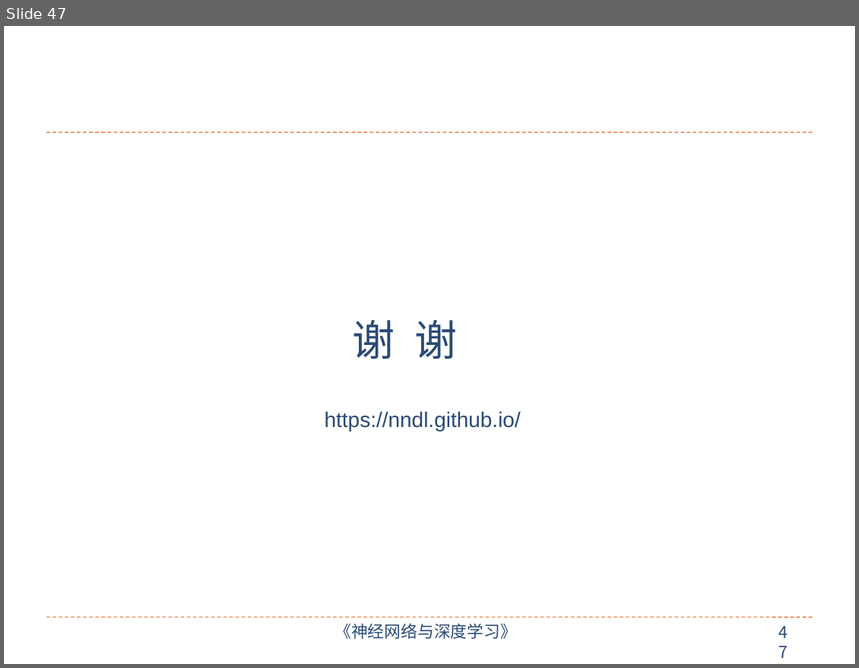
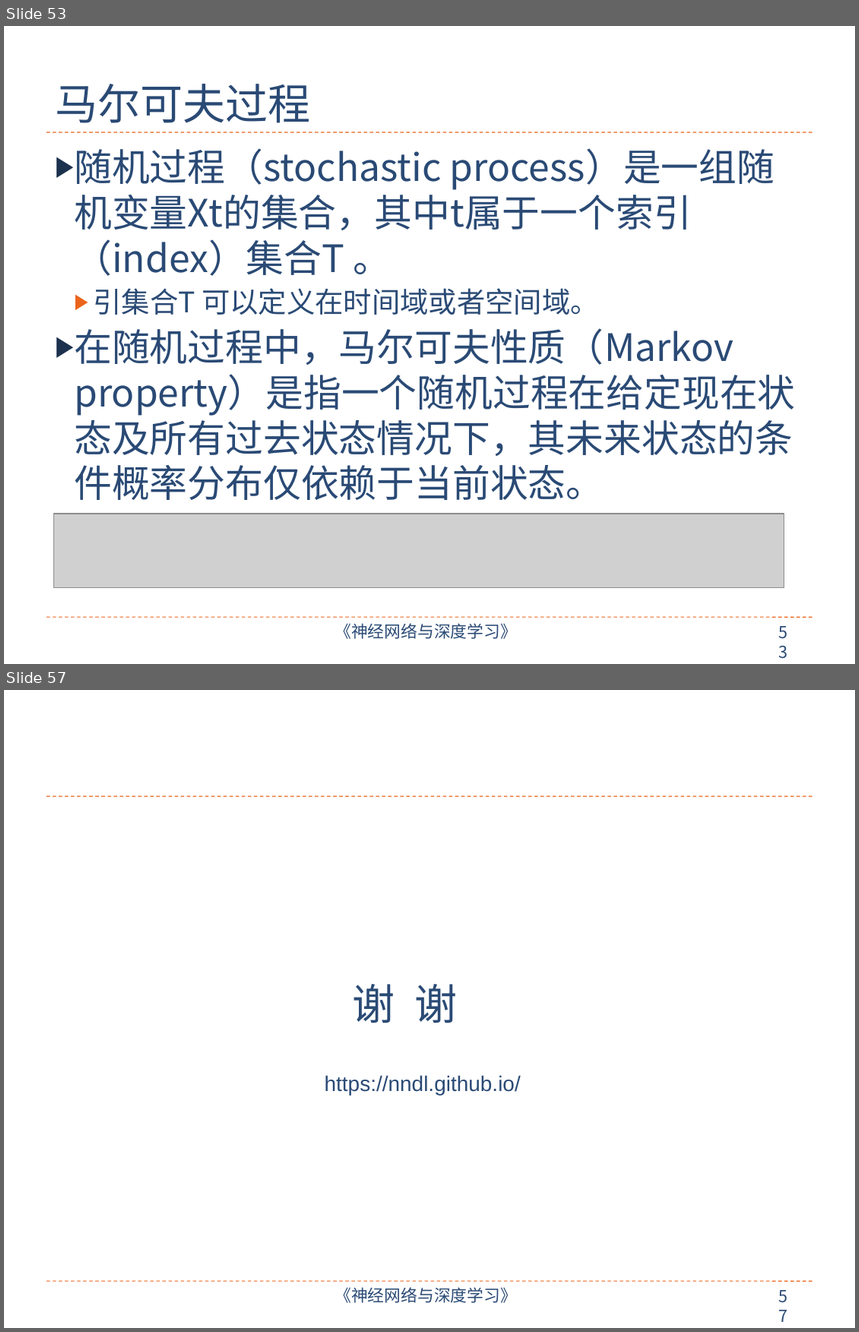
Before and after one commit to nndl/nndl.github.io, a slide deck: ppt/chap-概率图模型.pptx. Shown one above the other, each under a label of ours: slide 47 before the commit, slides 53 and 57 after it; the slides between them are not shown. The pictures are 859x668 and 859x1332 pixels, drawn with LibreOffice and Linux fonts; fonts in the diff are those of the drawing; grey boxes stand for pictures. Boxes give left, top, right and bottom in pixels: in the first picture for what was removed or moved away, otherwise in the second. Text is boxed around its words. In the diff, an @@ line names an element or a change of style, - is before the commit and + after.

```diff
--- a/ppt/chap-概率图模型.pptx
+++ b/ppt/chap-概率图模型.pptx
@@ slide 53 added at box(4, 26, 855, 664), background #FFFFFF; not listed: 4 template elements that a slide beside it also shows @@
@@ title added at box(55, 84, 310, 123), 36 pt, text #2A4A75 @@
+马尔可夫过程
@@ text added at box(74, 148, 795, 500), 32 pt, text #2A4A75 @@
+▶ 随机过程（stochastic process）是一组随机变量Xt的集合，其中t属于一个索引（index）集合T 。
+  ▶ 引集合T 可以定义在时间域或者空间域。
+▶ 在随机过程中，马尔可夫性质（Markov property）是指一个随机过程在给定现在状态及所有过去状态情况下，其未来状态的条件概率分布仅依赖于当前状态。
@@ picture added at box(53, 514, 784, 588) @@
@@ what was slide 47 is now slide 57 @@
@@ page number at box(770, 1283, 805, 1312): text changed @@
-47
+57
```
Also in this commit, not shown: 1 slide changed, 14 other slides added, 5 slides removed, 3 other files.
